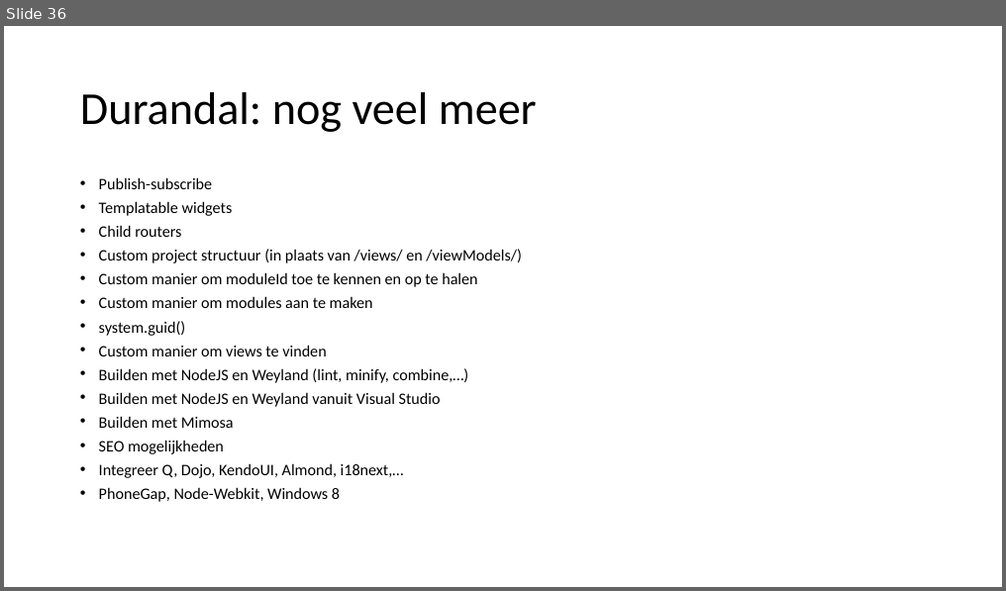
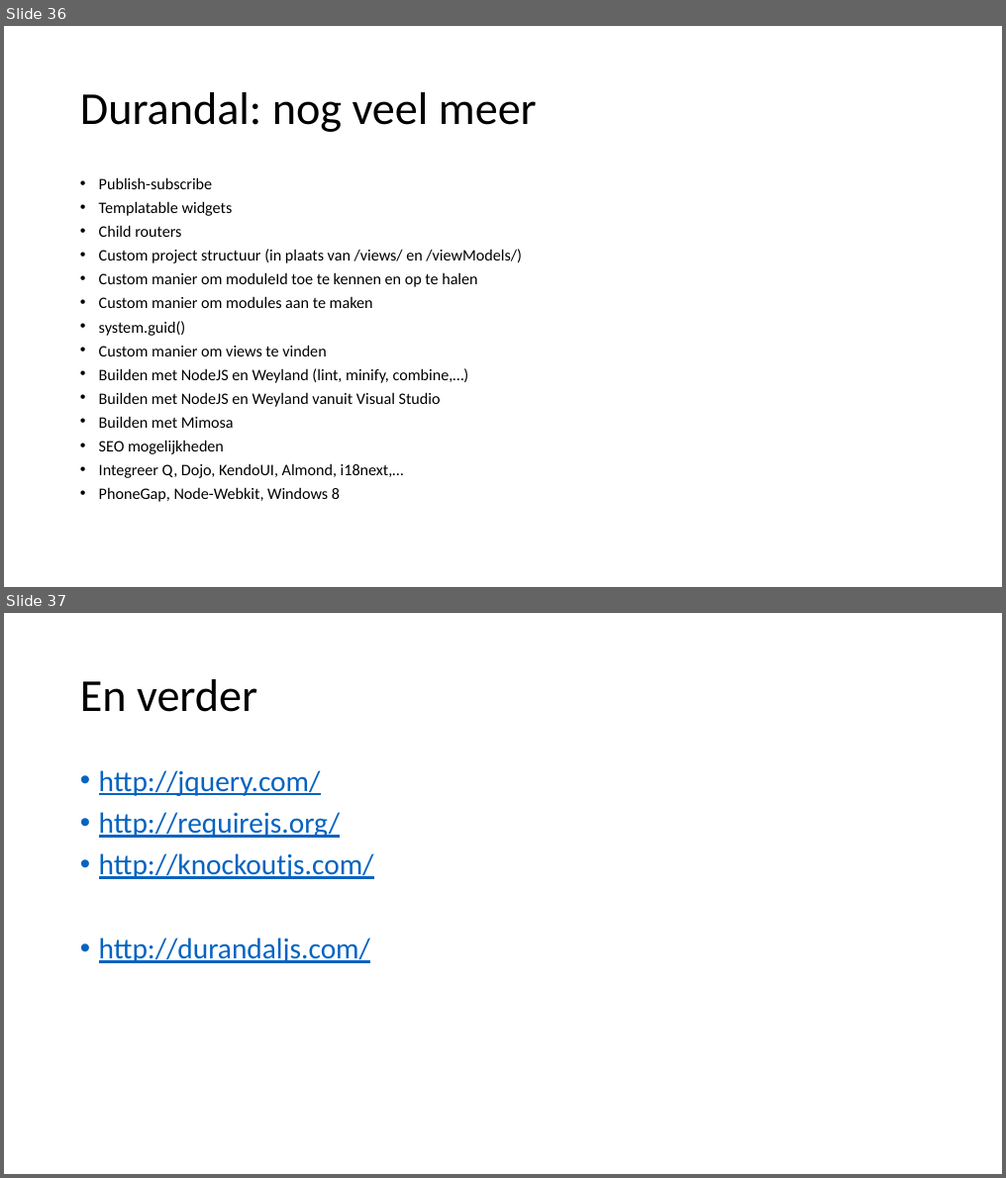
Before and after one commit to petermorlion/DurandalDemo, a slide deck: Durandal T4T.pptx. Shown one above the other, each under a label of ours: slide 36 before the commit, slides 36 and 37 after it. The pictures are 1006x591 and 1006x1178 pixels, drawn with LibreOffice and Linux fonts; fonts in the diff are those of the drawing. Boxes give left, top, right and bottom in pixels: in the first picture for what was removed or moved away, otherwise in the second. Text is boxed around its words. In the diff, an @@ line names an element or a change of style, - is before the commit and + after.

```diff
--- a/Durandal T4T.pptx
+++ b/Durandal T4T.pptx
@@ slide 37 added at <box>4,613,1002,1174</box>, background #FFFFFF @@
@@ title added at <box>80,679,257,712</box>, 44 pt, text #000000 @@
+En verder
@@ text added at <box>99,770,374,963</box>, 28 pt, text #0563C1, underline @@
+• http://jquery.com/
+• http://requirejs.org/
+• http://knockoutjs.com/
+• http://durandaljs.com/
```
Also in this commit, not shown: 1 slide changed.
